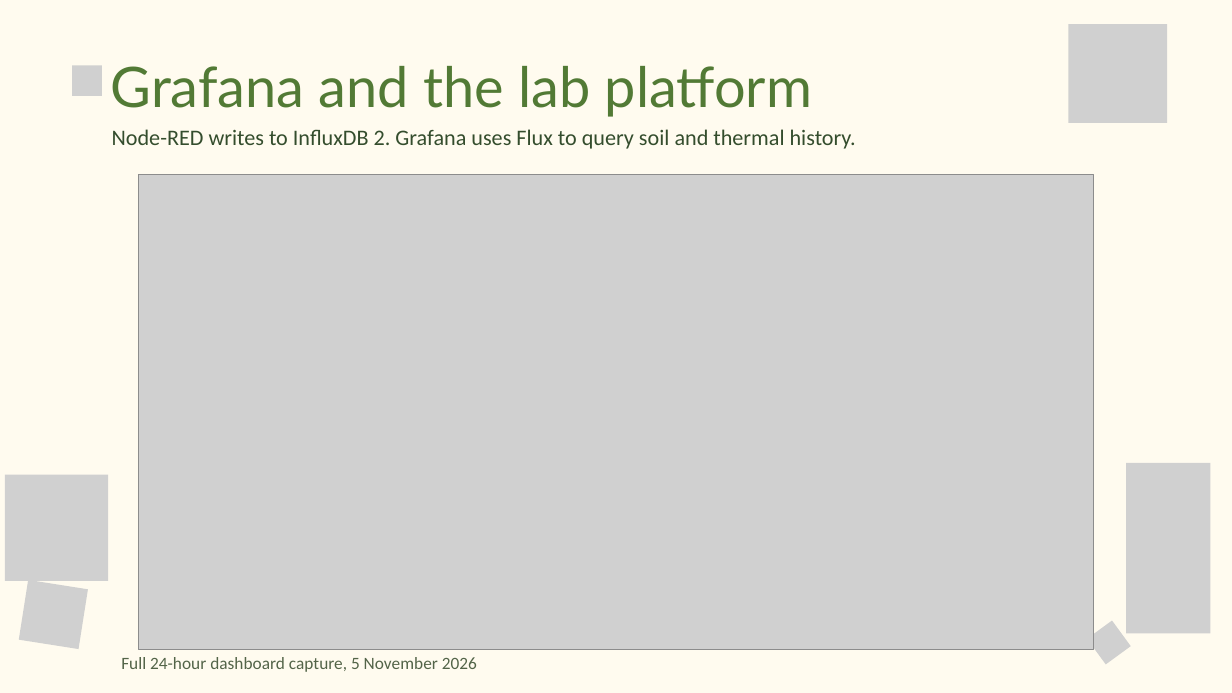
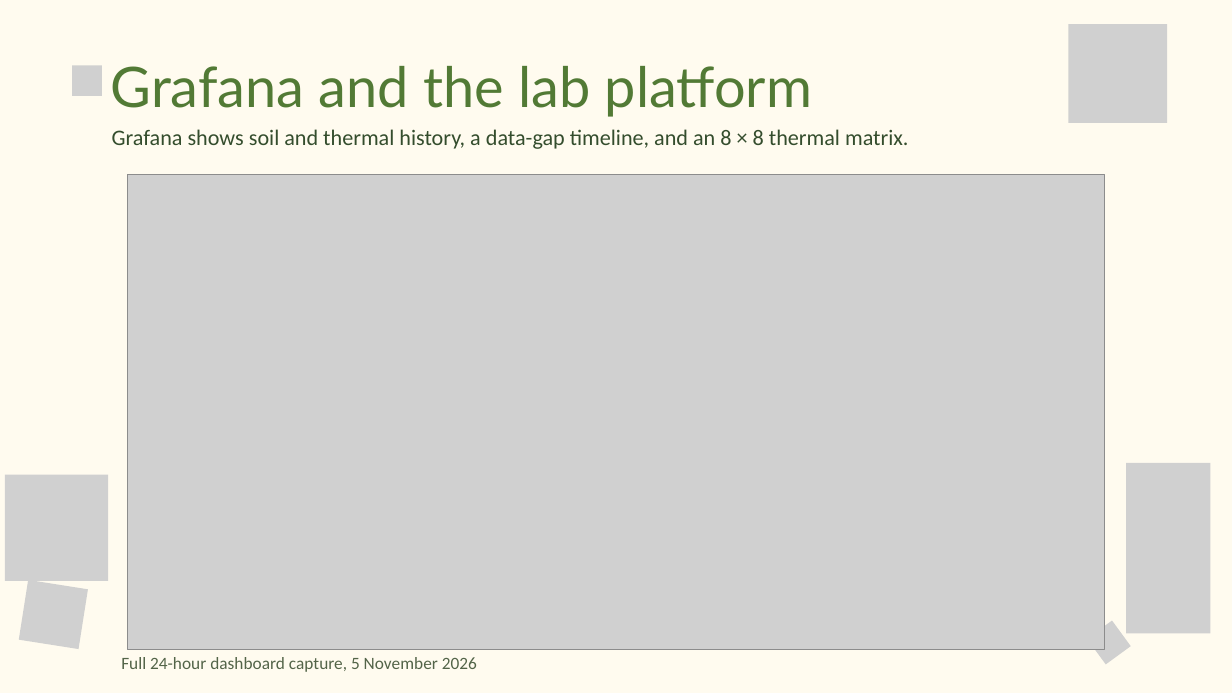
Before and after one commit to Waranon021/Plantcare-IOT, a slide deck: slide 7 of docs/PlantCare-IoT-Final-Presentation.pptx. Drawn at 1232x693 pixels with LibreOffice and Linux fonts; fonts in the diff are those of the drawing; grey boxes stand for pictures. Boxes give left, top, right and bottom in pixels: in the first picture for what was removed or moved away, otherwise in the second. Text is boxed around its words. In the diff, an @@ line names an element or a change of style, - is before the commit and + after.

Commit message:
Update PlantCare dashboard, thermal matrix, and presentation

```diff
--- a/docs/PlantCare-IoT-Final-Presentation.pptx
+++ b/docs/PlantCare-IoT-Final-Presentation.pptx
@@ text at (x1=112, y1=129, x2=909, y2=149): text changed @@
-Node-RED writes to InfluxDB 2. Grafana uses Flux to query soil and thermal history.
+Grafana shows soil and thermal history, a data-gap timeline, and an 8 × 8 thermal matrix.
@@ picture resized from (x1=139, y1=174, x2=1093, y2=650) to (x1=128, y1=174, x2=1105, y2=650) @@
```
Also in this commit, not shown: 4 other slides changed, 1 slide added, 13 other files.
